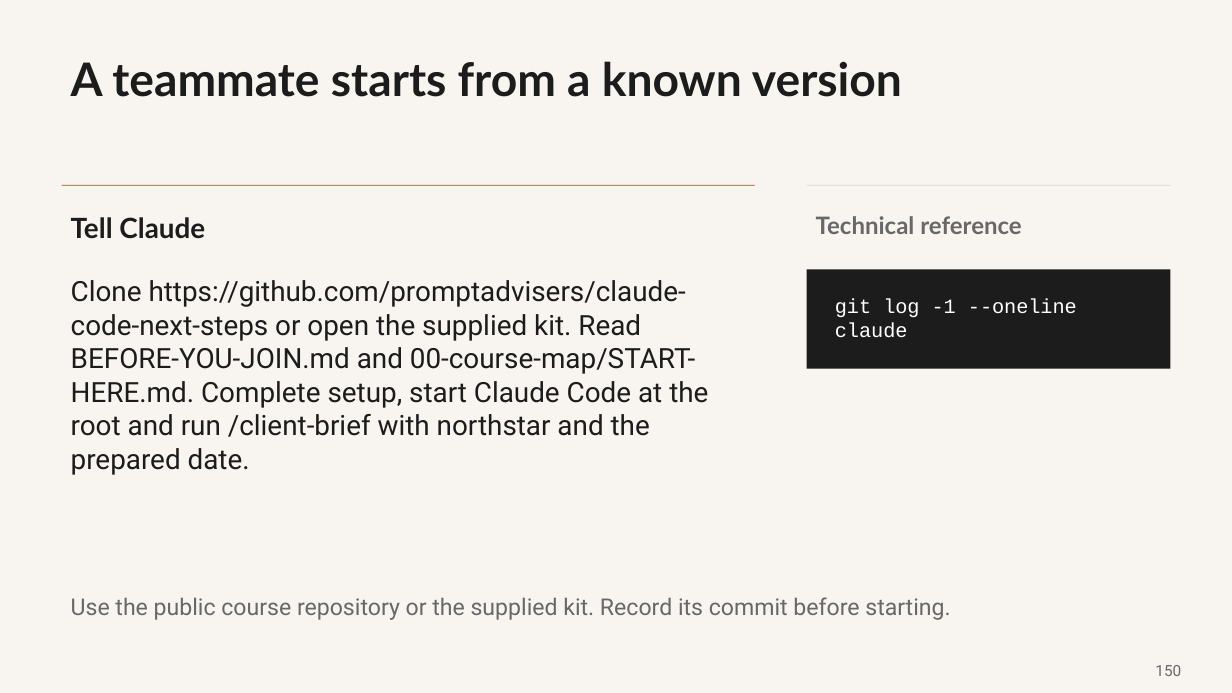
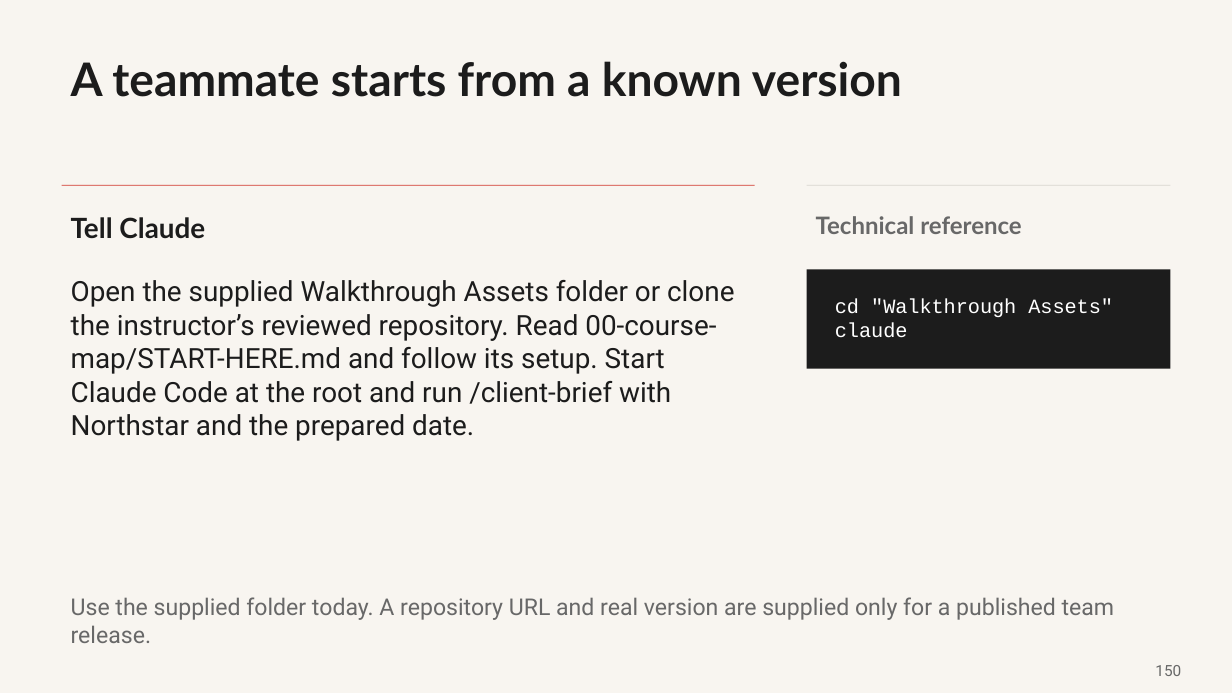
Before and after one commit to promptadvisers/claude-code-next-steps, a slide deck: slide 150 of slides/ClientDesk_Course_End_to_End.pptx. Drawn at 1232x693 pixels with LibreOffice and Linux fonts; fonts in the diff are those of the drawing. Boxes give left, top, right and bottom in pixels: in the first picture for what was removed or moved away, otherwise in the second. Text is boxed around its words. In the diff, an @@ line names an element or a change of style, - is before the commit and + after.

```diff
--- a/slides/ClientDesk_Course_End_to_End.pptx
+++ b/slides/ClientDesk_Course_End_to_End.pptx
@@ text at box(71, 280, 734, 441): text changed @@
-Clone https://github.com/promptadvisers/claude-code-next-steps or open the supplied kit. Read BEFORE-YOU-JOIN.md and 00-course-map/START-HERE.md. Complete setup, start Claude Code at the root and run /client-brief with northstar and the prepared date.
+Open the supplied Walkthrough Assets folder or clone the instructor’s reviewed repository. Read 00-course-map/START-HERE.md and follow its setup. Start Claude Code at the root and run /client-brief with Northstar and the prepared date.
@@ text at box(835, 299, 1113, 317): text changed @@
-git log -1 --oneline
+cd "Walkthrough Assets"
@@ text at box(71, 597, 1115, 643): text changed @@
-Use the public course repository or the supplied kit. Record its commit before starting.
+Use the supplied folder today. A repository URL and real version are supplied only for a published team release.
```
Also in this commit, not shown: 11 other slides changed, 3 other files.
